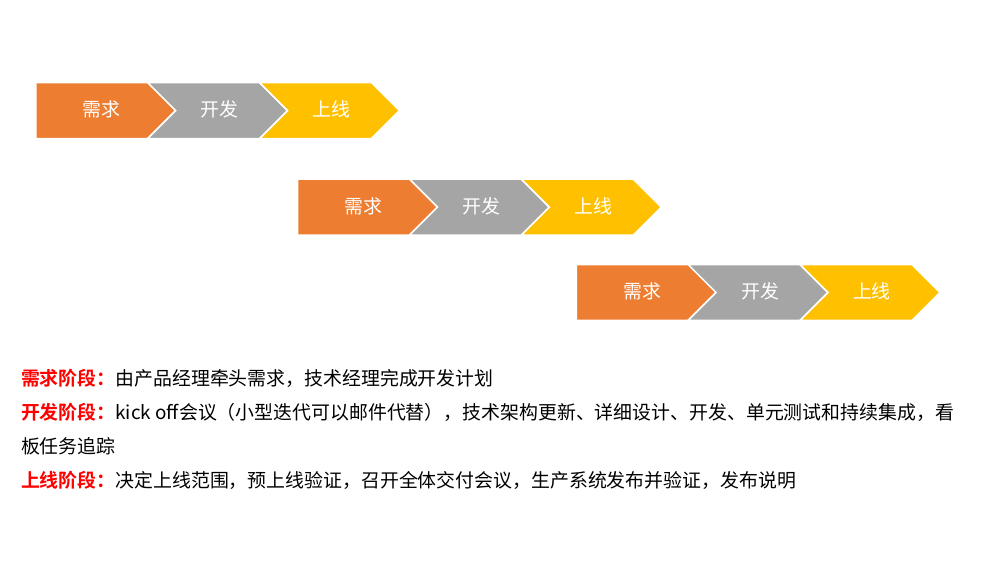
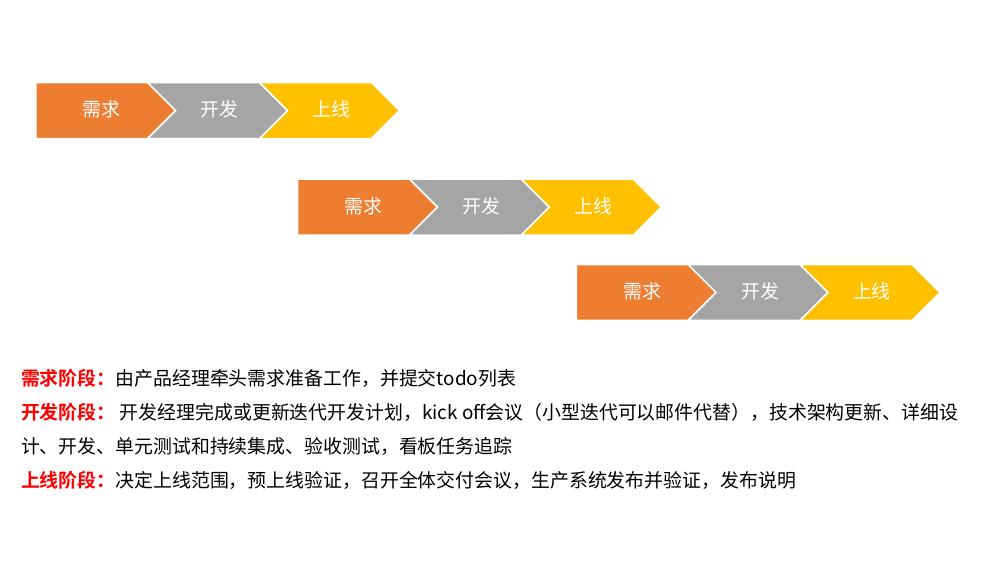
Before and after one commit to cherry4477/asiainfoLDP, a slide deck: slide 4 of LDP云平台部产品开发迭代流程.pptx. Drawn at 1008x567 pixels with LibreOffice and Linux fonts; fonts in the diff are those of the drawing; background and template pictures are left out. Boxes give left, top, right and bottom in pixels: in the first picture for what was removed or moved away, otherwise in the second. Text is boxed around its words. In the diff, an @@ line names an element or a change of style, - is before the commit and + after.

```diff
--- a/LDP云平台部产品开发迭代流程.pptx
+++ b/LDP云平台部产品开发迭代流程.pptx
@@ text at <box>21,369,958,455</box>: text changed @@
-需求阶段：由产品经理牵头需求，技术经理完成开发计划
-开发阶段：kick off会议（小型迭代可以邮件代替），技术架构更新、详细设计、开发、单元测试和持续集成，看板任务追踪
+需求阶段：由产品经理牵头需求准备工作，并提交todo列表
+开发阶段： 开发经理完成或更新迭代开发计划，kick off会议（小型迭代可以邮件代替），技术架构更新、详细设计、开发、单元测试和持续集成、验收测试，看板任务追踪
```
Also in this commit, not shown: 8 other slides changed, 3 other files.
